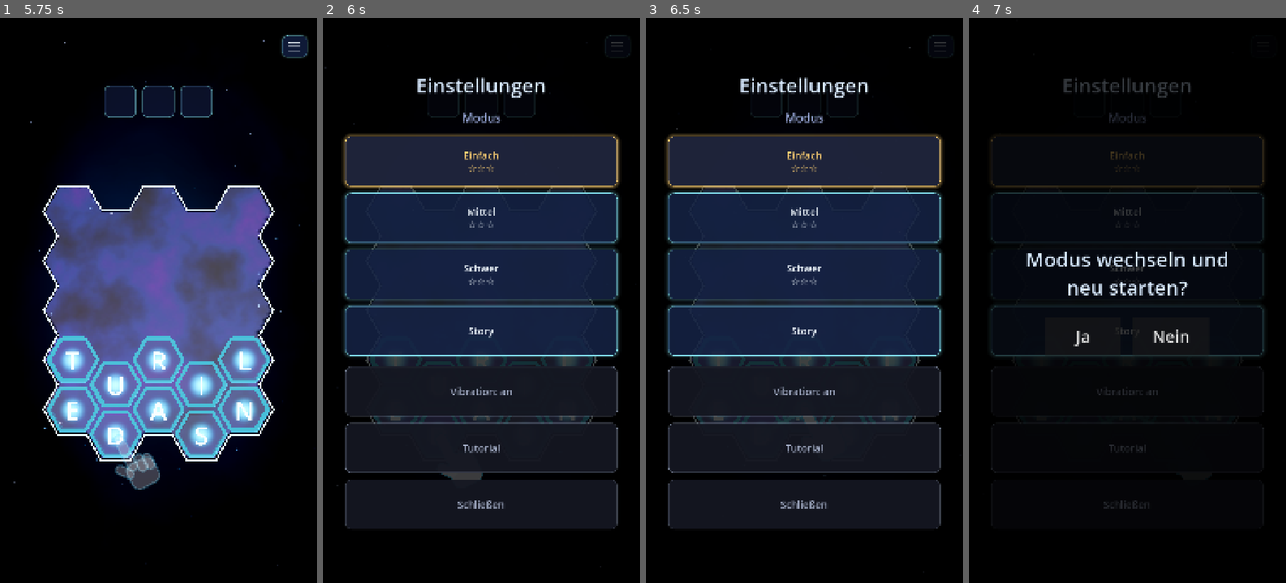
Above: before the commit, frames 1-4 (left to right).
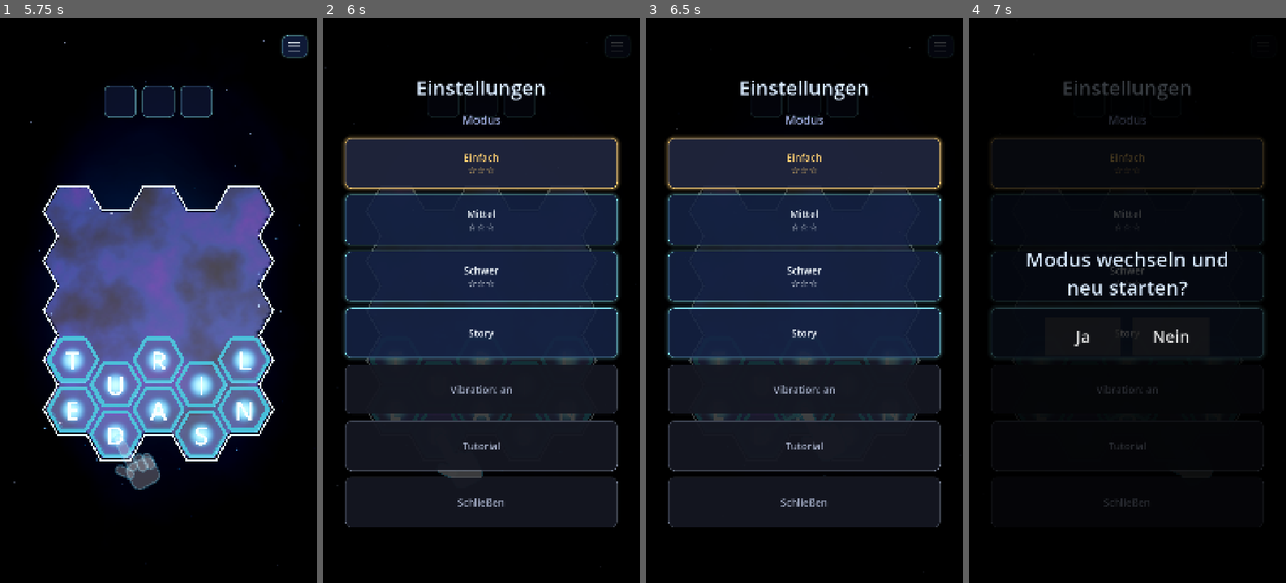
Above: after the commit, the same moments.

Repository: AdrianJetzer/hexi-bexi
Game: Godot game, scene res://scenes/screens/game_screen.tscn
The game is run twice, just before and just after one commit, with the same random seed, the same clock (stepped at 60 frames per second) and the same inputs.
Inputs (mouse positions are in pixels of both pictures, inside the frame that each line leads up to):
- Up to frame 1 (5.75 s): tap Enter at 0.5 s; move the mouse to (228, 272) at 0.52 s; hold Shift 0.53-1.25 s; click (228, 272) at 0.67 s; drag from (95, 328) to (142, 413) at 1.27 s; move the mouse to (190, 176) at 2.02 s; tap Ctrl at 2.1 s; click (190, 176) at 2.17 s; drag from (142, 413) to (63, 215) at 2.77 s; move the mouse to (253, 385) at 3.52 s; tap Alt at 3.6 s; click (253, 385) at 3.67 s; drag from (63, 215) to (110, 159) at 4.27 s; move the mouse to (174, 300) at 5.02 s; hold Shift from 5.03 s (still down); click (174, 300) at 5.17 s
- Up to frame 2 (6 s): release Shift at 5.75 s; click (617, 46) at 5.75 s
- Up to frame 3 (6.5 s): no input
- Up to frame 4 (7 s): click "Story" at 6.5 s

Frame 1 is identical in both runs. In frame 2, 8.3% of the frame differs, in the area x 6-94%, y 10-91%; in frame 3, 8.4%; in frame 4, 2.0%.

Commit message:
Einstellungen: gleicher Abstand zwischen allen Knöpfen
Co-Authored-By: Claude Opus 5.5 <noreply@anthropic.com>

Diff:
--- a/letter-tetris/scenes/screens/game_screen.gd
+++ b/letter-tetris/scenes/screens/game_screen.gd
@@ -104,6 +104,7 @@
 const CHAPTER_BOARD_BOTTOM := 0.87
 ## Einstellungen: Höhe der Modus-Karten und der Knöpfe darunter (gleich groß).
 const SETTINGS_CARD_HEIGHT := 170
+const SETTINGS_GAP := 22
 ## Dezente Knöpfe unter den Modi (Vibration, Tutorial, Schließen): grau statt cyan, ohne Leuchten.
 const BTN2_BG := Color(0.08, 0.09, 0.13, 0.94)
 const BTN2_BG_PRESSED := Color(0.17, 0.19, 0.26, 0.97)
@@ -461,13 +462,17 @@
 	sub.add_theme_font_size_override("font_size", 40)
 	sub.add_theme_color_override("font_color", TEXT_DIM)
 	(st[1] as VBoxContainer).add_child(sub)
+	# Eine Liste mit überall gleichem Abstand: erst die Modi, dann Vibration, Tutorial, Schließen
+	# als dezentere Knöpfe gleicher Größe.
+	var list := VBoxContainer.new()
+	list.add_theme_constant_override("separation", SETTINGS_GAP)
+	(st[1] as VBoxContainer).add_child(list)
 	_settings_modes = VBoxContainer.new()
-	_settings_modes.add_theme_constant_override("separation", 22)
-	(st[1] as VBoxContainer).add_child(_settings_modes)
-	# Darunter, etwas abgesetzt: Vibration, Tutorial, Schließen als dezentere Knöpfe gleicher Größe.
+	_settings_modes.add_theme_constant_override("separation", SETTINGS_GAP)
+	list.add_child(_settings_modes)
 	_settings_more = VBoxContainer.new()
-	_settings_more.add_theme_constant_override("separation", 22)
-	(st[1] as VBoxContainer).add_child(_settings_more)
+	_settings_more.add_theme_constant_override("separation", SETTINGS_GAP)
+	list.add_child(_settings_more)
 	_vibration_button = _secondary_button("", _settings_more)
 	_vibration_button.pressed.connect(func() -> void:
 		Settings.vibration_on = not Settings.vibration_on
Not shown, changed: spec/screens.md
